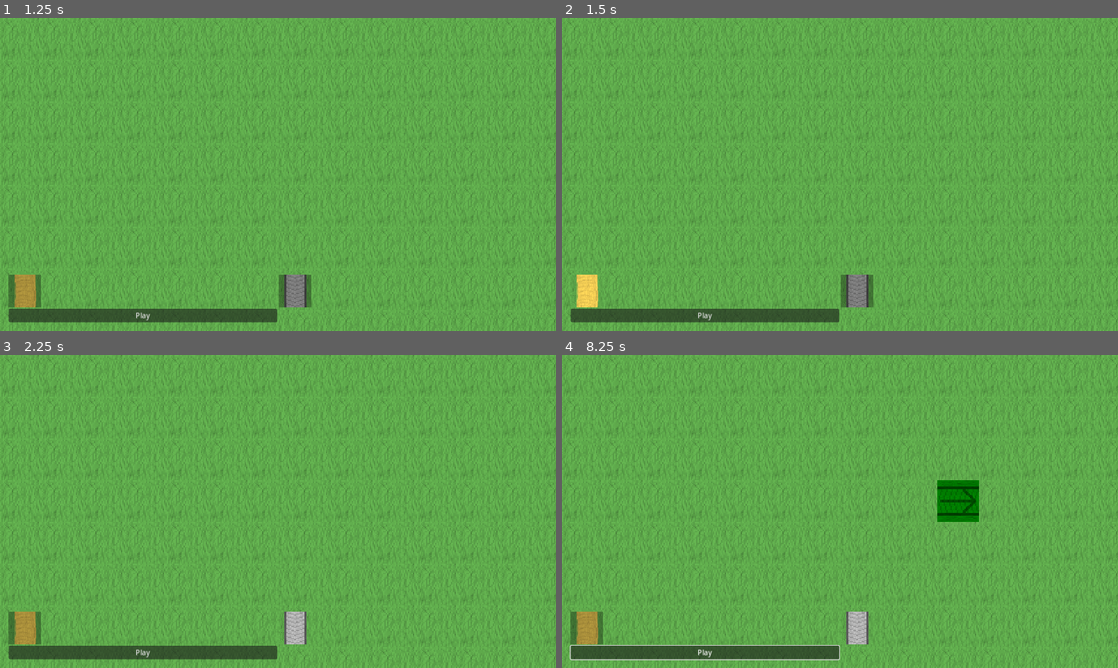
Above: before the commit, frames 1-4 (two rows, left to right).
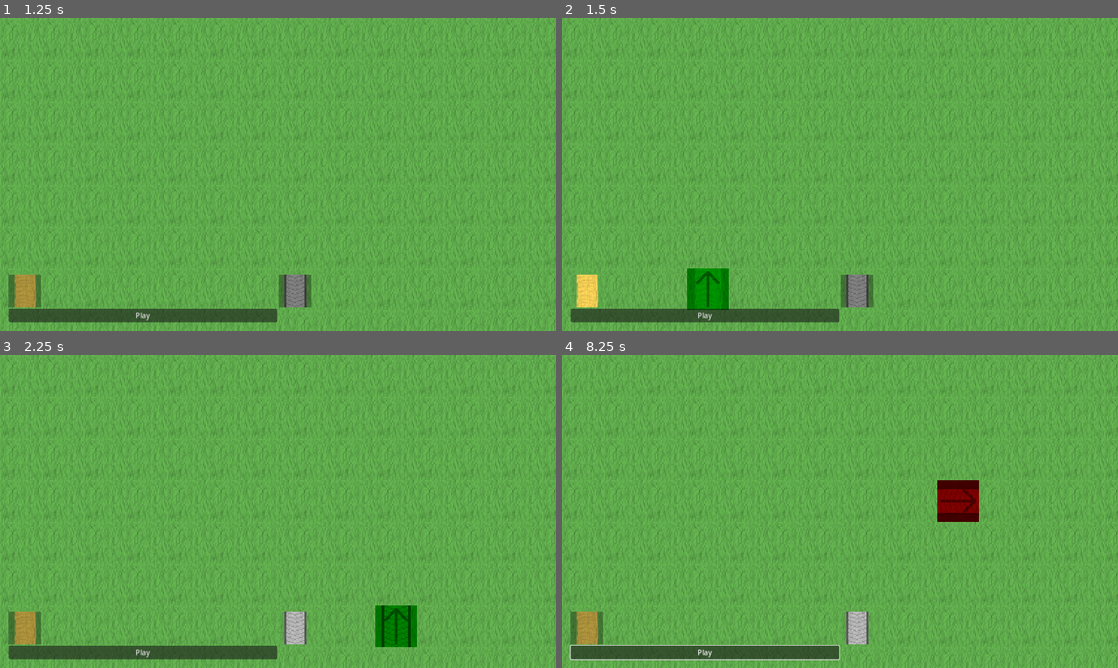
Above: after the commit, the same moments.

Repository: Luesewr/Road-Defense
Game: Godot game, scene res://main_menu.tscn
The game is run twice, just before and just after one commit, with the same random seed, the same clock (stepped at 60 frames per second) and the same inputs.
Inputs (mouse positions are in pixels of both pictures, inside the frame that each line leads up to):
- Up to frame 1 (1.25 s): click "Level 1" at 0.5 s
- Up to frame 2 (1.5 s): click (706, 290) at 1.25 s
- Up to frame 3 (2.25 s): click (411, 627) at 2 s
- Up to frame 4 (8.25 s): click "Play" at 2.75 s; click "Play" at 3.5 s; click (706, 627) at 4.25 s; click (973, 627) at 5 s; click (706, 627) at 5.75 s; click (973, 627) at 6.5 s; click "Play" at 7.25 s; tap Enter at 8 s; move the mouse to (962, 495) at 8.02 s; tap R at 8.1 s; click (962, 495) at 8.17 s

Frame 1 is identical in both runs. In frame 2, 1.0% of the frame differs, in the area x 22-30%, y 80-94%; in frame 3, 1.0%; in frame 4, 1.0%.

Commit message:
Added selection

Diff:
--- a/Level_1.tscn
+++ b/Level_1.tscn
@@ -52,7 +52,7 @@
 texture_normal = ExtResource("4_48s3h")
 stretch_mode = 4
 script = ExtResource("5_uq4m3")
-metadata/tile = 1
+tileType = 1
 
 [node name="ConveyorBelt" type="TextureButton" parent="CanvasLayer/ControlPanel"]
 texture_filter = 1
@@ -63,13 +63,12 @@
 texture_normal = ExtResource("6_smq8y")
 stretch_mode = 4
 script = ExtResource("5_uq4m3")
-metadata/tile = 2
+tileType = 2
 
 [node name="Button" type="Button" parent="CanvasLayer/ControlPanel"]
 layout_mode = 2
 text = "Play"
 
-[connection signal="direction_changed" from="." to="Grid" method="_on_indicator_direction_changed"]
 [connection signal="inside_control" from="CanvasLayer/ControlPanel" to="Grid" method="_on_control_panel_inside_control"]
 [connection signal="outside_control" from="CanvasLayer/ControlPanel" to="Grid" method="_on_control_panel_outside_control"]
 [connection signal="pressed" from="CanvasLayer/ControlPanel/BasicPath" to="CanvasLayer/ControlPanel/BasicPath" method="_on_pressed"]
--- a/cell.gd
+++ b/cell.gd
@@ -1,7 +1,14 @@
 extends TextureRect
 
+@export var index: int
 @export var tileType: int = 0
 @export var direction: int = 0
+
+func set_cell_index(index: int):
+	self.index = index
+
+func get_cell_index():
+	return self.index
 
 func set_tile_type(tileType: int):
 	self.tileType = tileType
--- a/grid.gd
+++ b/grid.gd
@@ -3,6 +3,8 @@
 var GRID_SIZE = Vector2(25, 25)
 var HOVER_COLOR_ACCEPT = Color(0.0, 0.7, 0.0)
 var HOVER_COLOR_REJECT = Color(0.7, 0.0, 0.0)
+var HOVER_COLOR_NEUTRAL = Color(0.9, 0.9, 0.9)
+var HOVER_COLOR_SELECTED = Color(0.5, 0.5, 0.5)
 var HOVER_NONE = Color(1.0, 1.0, 1.0)
 var CELL_SCALAR = Vector2(3, 3)
 var CELL_SIZE: Vector2 = Vector2(32, 32) * CELL_SCALAR
@@ -40,10 +42,11 @@
 
 	for y in range(GRID_SIZE.y):
 		for x in range(GRID_SIZE.x):
-			var cell = cell_instance.duplicate()
+			var cell = cellScene.instantiate()
 			cell.position = Vector2(x, y) * CELL_SIZE
 			cell.size = CELL_SIZE
 			cell.pivot_offset = CELL_SIZE / 2
+			cell.set_cell_index(cells.size())
 			add_child(cell)
 			cells.append(cell)
 
@@ -57,7 +60,7 @@
 		directionIndicator.visible = false
 
 	if event is InputEventMouseButton and event.button_index == MOUSE_BUTTON_LEFT and event.is_pressed() and !userInUI:
-		place_cell()
+		interact_cell()
 
 func process_hover():
 	# Get the mouse position
@@ -78,13 +81,17 @@
 	if lastHoverIndex != index:
 		reset_modulation(lastHoverIndex)
 
+	var selected_tile_type = get_selected_tile_type()
 
-	if get_selected_tile_type() == get_tile_type(index):
+	var selectedCell = get_selected_cell()
+	if selectedCell != null and selectedCell.get_cell_index() == index:
+		cells[index].modulate = HOVER_COLOR_SELECTED
+	elif selected_tile_type == -1:
+		cells[index].modulate = HOVER_COLOR_NEUTRAL
+	elif selected_tile_type == get_tile_type(index):
 		cells[index].modulate = HOVER_COLOR_REJECT
 	else:
 		cells[index].modulate = HOVER_COLOR_ACCEPT
-
-	var selected_tile_type = get_selected_tile_type()
 
 	if selected_tile_type != -1:
 		cells[index].texture = textures[selected_tile_type]
@@ -92,22 +99,36 @@
 
 		directionIndicator.visible = true
 	else:
-		reset_modulation(index)
+		reset_texture(index)
 
 	lastHoverIndex = index
 
-func place_cell():
+func interact_cell():
 	# Get the mouse position
 	var position = get_global_mouse_position()
+	var index = calc_cell_index_from_position(position)
 	# If the mouse is within the cell grid remove the hover effect of the last hovered cell and add the hover effect to the new hovered cell
 	if gridRect.has_point(position):
-		# Calculate the index
-		var index = calc_cell_index_from_position(position)
 		var selected_tile_type = get_selected_tile_type()
 
 		if selected_tile_type != -1:
-			set_tile_type(index, selected_tile_type)
-			set_tile_direction(index, currentDirection)
+			place_tile(index, selected_tile_type)
+			update_selected_cell(null)
+		else:
+			update_selected_cell(cells[index])
+
+func place_tile(index: int, tile_type: int):
+	set_tile_type(index, tile_type)
+	set_tile_direction(index, currentDirection)
+
+func update_selected_cell(cell: TextureRect):
+	var currentlySelected = get_selected_cell()
+	var oldIndex
+	if currentlySelected != null:
+		oldIndex = currentlySelected.get_cell_index()
+	set_selected_cell(cell)
+	if currentlySelected != null:
+		reset_modulation(oldIndex)
 
 func _on_control_panel_inside_control():
 	userInUI = true
@@ -115,13 +136,22 @@
 func _on_control_panel_outside_control():
 	userInUI = false
 
-func _on_indicator_direction_changed(direction):
+func update_direction(direction: int):
 	currentDirection = direction
 	directionIndicator.rotation = dir_to_rad(direction)
 	process_hover()
 
 func get_selected_tile_type():
 	return rootNode.get_selected_tile_type()
+
+func set_selected_index(index: int):
+	set_selected_cell(cells[index])
+
+func set_selected_cell(cell: TextureRect):
+	rootNode.set_selected_cell(cell)
+
+func get_selected_cell():
+	return rootNode.get_selected_cell()
 
 func get_tile_type(index: int):
 	return cells[index].get_tile_type()
@@ -136,12 +166,19 @@
 	cells[index].set_tile_direction(direction)
 
 func reset_modulation(index: int):
-	cells[index].modulate = HOVER_NONE
+	var selectedCell = get_selected_cell()
+	if selectedCell != null and selectedCell.get_cell_index() == index:
+		cells[index].modulate = HOVER_COLOR_SELECTED
+	else:
+		cells[index].modulate = HOVER_NONE
+	reset_texture(index)
+
+func reset_texture(index: int):
 	cells[index].texture = textures[get_tile_type(index)]
 	cells[index].rotation = dir_to_rad(get_tile_direction(index))
 
 func calc_cell_index_from_position(position: Vector2):
 	return floor(position.x / CELL_SIZE.x) + floor(position.y / CELL_SIZE.y) * GRID_SIZE.x
 
-func dir_to_rad(direction):
+func dir_to_rad(direction: int):
 	return direction * PI * 0.5
--- a/root_logic.gd
+++ b/root_logic.gd
@@ -9,12 +9,14 @@
 
 @export var selectedNode: TextureButton = null
 @export var selectedDirection: int = 0
+@export var selectedCell: TextureRect = null
 
 var shiftActive = false
 
-signal direction_changed
+var Grid: Node2D
 
 func _ready():
+	Grid = get_node("Grid")
 	set_process_input(true)
 
 func _input(event):
@@ -28,10 +30,10 @@
 			selectedDirection = (selectedDirection - 1 + 4) % 4
 		else:
 			selectedDirection = (selectedDirection + 1) % 4
-		direction_changed.emit(selectedDirection)
+		Grid.update_direction(selectedDirection)
 
 
-func set_selected(node):
+func set_selected_node(node):
 	# Dehighlight old selected
 	if selectedNode != null:
 		selectedNode.dehighlight()
@@ -39,6 +41,7 @@
 	if selectedNode != node:
 		selectedNode = node
 		selectedNode.highlight()
+		Grid.update_selected_cell(null)
 	else:
 		selectedNode = null
 
@@ -51,4 +54,14 @@
 	if selected == null:
 		return -1
 
-	return selected.get_meta("tile", -1)
+	return selected.get("tileType")
+
+func set_selected_cell(cell):
+	if self.selectedCell == null or cell == null or self.selectedCell.get_cell_index() != cell.get_cell_index():
+		self.selectedCell = cell
+	else:
+		self.selectedCell = null
+	Grid.process_hover()
+
+func get_selected_cell():
+	return self.selectedCell
--- a/ui_tile_button.gd
+++ b/ui_tile_button.gd
@@ -1,6 +1,7 @@
 extends TextureButton
 
-var tileType: int = -1
+@export var tileType: int = 0
+
 var highlighted = false
 var pressedColor = Color(1, 1, 1)
 var unpressedColor = Color(0.7, 0.7, 0.7)
@@ -12,11 +13,10 @@
 	set_process_input(true)
 	set_modulate(unpressedColor)
 	rootNode = self.get_owner()
-	tileType = get_meta("tile", -1)
 	self.texture_normal = rootNode.get("textures")[tileType]
 
 func _on_pressed():
-	rootNode.set_selected(self)
+	rootNode.set_selected_node(self)
 
 func highlight():
 	set_modulate(pressedColor)
